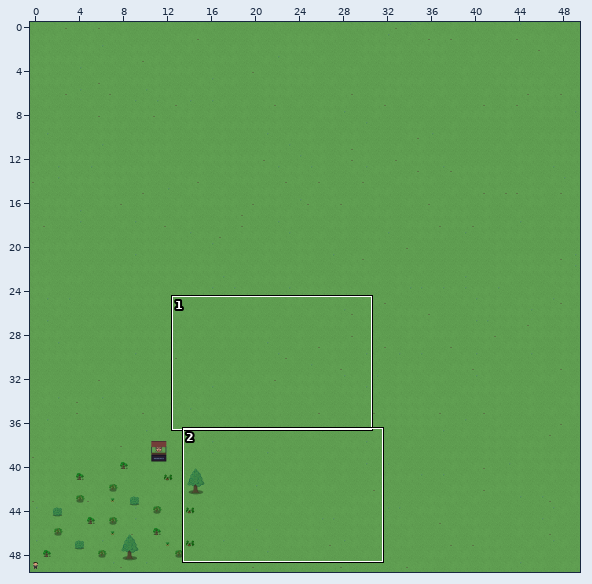
Tiled map -- assets/World/World.tmx. Above: a wide view before the commit, with the close-up outlined.
Close-up. Before:
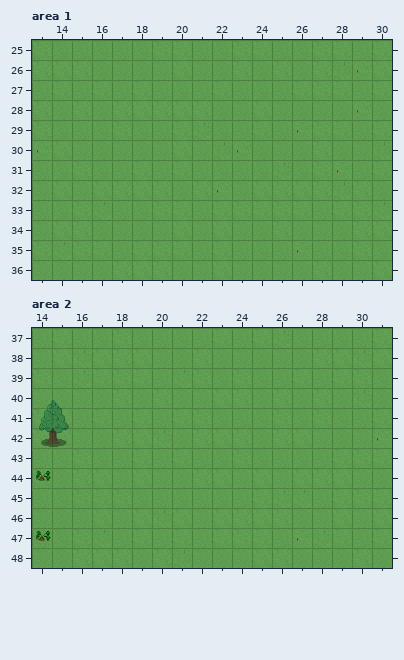
Cells are 32x32 px. Shown: area 1 x 13..30, y 25..36; area 2 x 14..31, y 37..48. The commit also changed other parts of the map, which this record leaves out.
The same view after the edit:
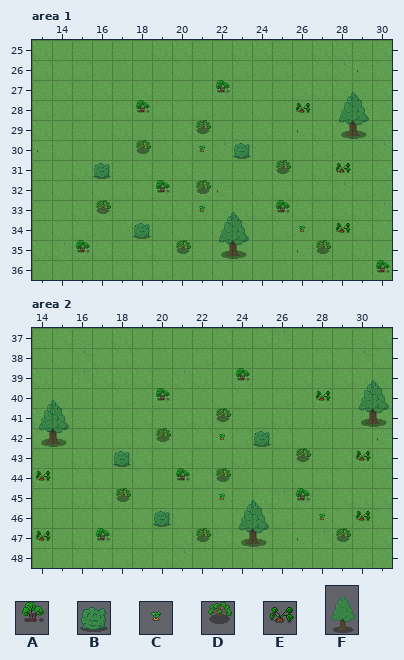
Key: from "beet": A 0 "Static"; from "bush": B 0 "Static"; from "carrot": C 0 "Static"; from "pepper": D 0 "Static"; from "potato": E 0 "Static"; from "tree": F 0 "Static".
Objects are placed by their top-left corner, in cells (3,4 is the top-left corner of cell 3,4); size is 1x1 cell unless given.
The exact change:
Layer "Objects", area 1:
added: A "Static" at 22,27
added: A "Static" at 18,28
added: E "Static" at 26,28
added: F "Static" at 28,27 size 2x3
added: D "Static" at 21,29
added: B "Static" at 23,30
added: C "Static" at 21,30
added: D "Static" at 18,30
added: B "Static" at 16,31
added: E "Static" at 28,31
added: D "Static" at 25,31
added: A "Static" at 19,32
added: D "Static" at 21,32
added: C "Static" at 21,33
added: A "Static" at 25,33
added: D "Static" at 16,33
added: B "Static" at 18,34
added: C "Static" at 26,34
added: E "Static" at 28,34
added: A "Static" at 15,35
added: F "Static" at 22,33 size 2x3
added: D "Static" at 20,35
added: D "Static" at 27,35
added: A "Static" at 30,36
Layer "Objects", area 2:
added: A "Static" at 24,39
added: A "Static" at 20,40
added: E "Static" at 28,40
added: F "Static" at 30,39 size 2x3
added: D "Static" at 23,41
added: B "Static" at 25,42
added: C "Static" at 23,42
added: D "Static" at 20,42
added: B "Static" at 18,43
added: E "Static" at 30,43
added: D "Static" at 27,43
added: A "Static" at 21,44
added: D "Static" at 23,44
added: C "Static" at 23,45
added: A "Static" at 27,45
added: D "Static" at 18,45
added: B "Static" at 20,46
added: C "Static" at 28,46
added: E "Static" at 30,46
added: A "Static" at 17,47
added: F "Static" at 24,45 size 2x3
added: D "Static" at 22,47
added: D "Static" at 29,47
